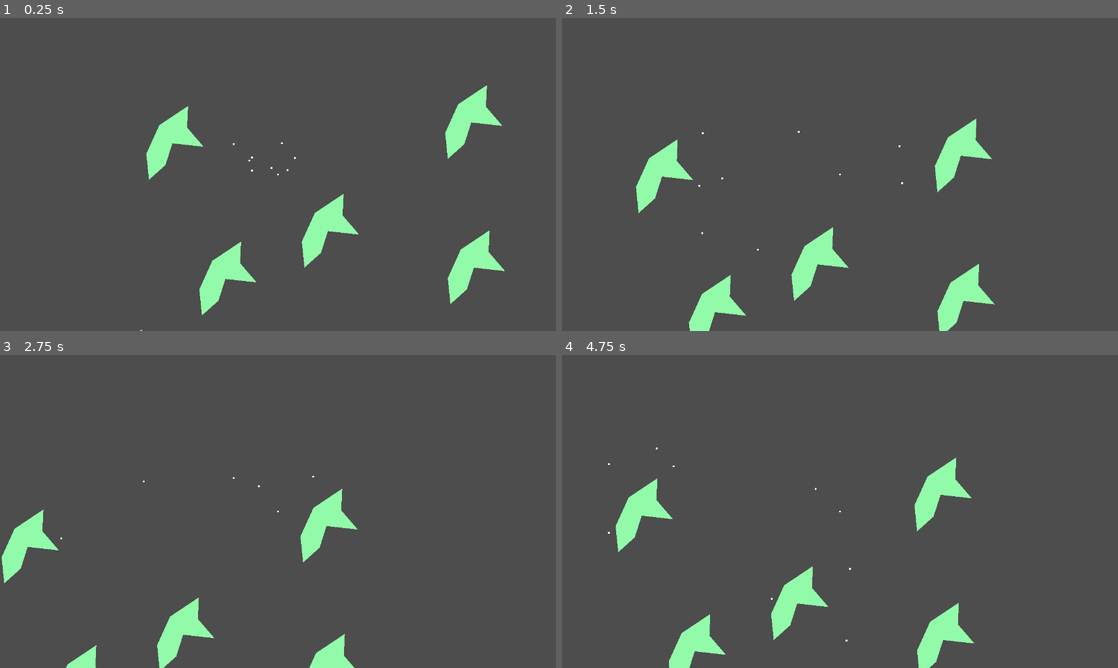
Above: before the commit, frames 1-4 (two rows, left to right).
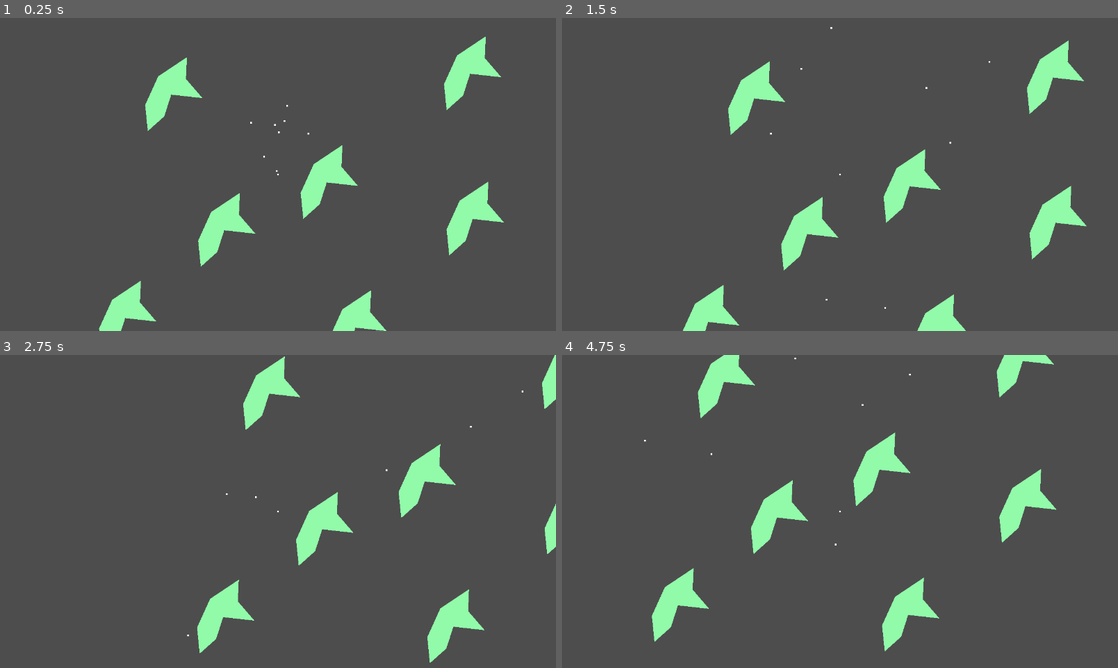
Above: after the commit, the same moments.

Repository: hulien22/ldjam55
Game: Godot game, scene res://scenes/game.tscn
Two runs of this game, one before a commit and one after it. Both use one fixed random seed, a clock stepped at 60 frames per second and the inputs below.
Inputs (mouse positions are in pixels of both pictures, inside the frame that each line leads up to):
- Up to frame 1 (0.25 s): no input
- Up to frame 2 (1.5 s): move the mouse to (962, 158) at 0.52 s; hold D (move_right) 0.53-1.28 s; move the mouse to (728, 190) at 1.27 s; hold S (move_down) from 1.28 s (still down)
- Up to frame 3 (2.75 s): move the mouse to (333, 442) at 2.02 s; release S (move_down) at 2.03 s; hold D (move_right) from 2.03 s (still down)
- Up to frame 4 (4.75 s): move the mouse to (812, 574) at 2.77 s; release D (move_right) at 2.78 s; hold W (move_up) 2.78-3.53 s; move the mouse to (1006, 558) at 3.52 s; hold A (move_left) from 3.53 s (still down); move the mouse to (673, 464) at 4.27 s

The runs differ from the first frame. In frame 1, 11% of the frame differs, in the area x 17-91%, y 6-100%; in frame 2, 8.9%; in frame 3, 7.1%; in frame 4, 11%.

Commit message:
setup goap with simple explore

Diff:
--- a/goap/action.gd
+++ b/goap/action.gd
@@ -5,6 +5,8 @@
 
 class_name GoapAction
 
+
+func get_clazz() -> String: return ""
 
 #
 # This indicates if the action should be considered or not.
@@ -23,7 +25,7 @@
 #
 # Check "./actions/chop_tree.gd" for a situational cost example.
 #
-func get_cost(_blackboard) -> int:
+func get_cost(_blackboard: Dictionary) -> int:
 	return 1000
 
 #
@@ -62,5 +64,5 @@
 # or even let your NPC decide how to handle the action. In other words,
 # your NPC could just receive the action name and decide what to do.
 #
-func perform(_actor, _delta) -> bool:
+func perform(_actor, _delta: float, _first_time: bool) -> bool:
 	return false
--- a/goap/action_planner.gd
+++ b/goap/action_planner.gd
@@ -6,14 +6,14 @@
 
 class_name GoapActionPlanner
 
-var _actions: Array
+var _actions: Array[GoapAction]
 
 
 #
 # set actions available for planning.
 # this can be changed in runtime for more dynamic options.
 #
-func set_actions(actions: Array):
+func set_actions(actions: Array[GoapAction]):
 	_actions = actions
 
 
@@ -21,7 +21,7 @@
 # Receives a Goal and an optional blackboard.
 # Returns a list of actions to be executed.
 #
-func get_plan(goal: GoapGoal, blackboard = {}) -> Array:
+func get_plan(goal: GoapGoal, blackboard: Dictionary = {}) -> Array:
 	print("Goal: %s" % goal.get_clazz())
 	#WorldState.console_message("Goal: %s" % goal.get_clazz())
 	var desired_state = goal.get_desired_state().duplicate()
@@ -33,7 +33,7 @@
 
 
 
-func _find_best_plan(goal, desired_state, blackboard):
+func _find_best_plan(goal: GoapGoal, desired_state: Dictionary, blackboard: Dictionary) -> Array:
   # goal is set as root action. It does feel weird
   # but the code is simpler this way.
 	var root = {
@@ -55,13 +55,13 @@
 # Compares plan's cost and returns
 # actions included in the cheapest one.
 #
-func _get_cheapest_plan(plans):
-	var best_plan
+func _get_cheapest_plan(plans: Array[Dictionary]) -> Array:
+	var best_plan: Dictionary
 	for p in plans:
 		_print_plan(p)
-		if best_plan == null or p.cost < best_plan.cost:
+		if best_plan == null or p["cost"] < best_plan.get("cost", 9223372036854775807):
 			best_plan = p
-	return best_plan.actions
+	return best_plan["actions"]
 
 
 #
@@ -142,8 +142,8 @@
 #
 # Returns list of plans.
 #
-func _transform_tree_into_array(p, blackboard):
-	var plans = []
+func _transform_tree_into_array(p: Dictionary, blackboard: Dictionary) -> Array[Dictionary]:
+	var plans: Array[Dictionary] = []
 
 	if p.children.size() == 0:
 		plans.push_back({ "actions": [p.action], "cost": p.action.get_cost(blackboard) })
--- a/goap/actions/explore.gd
+++ b/goap/actions/explore.gd
@@ -1,11 +1,27 @@
-extends "res://goap/action.gd"
+extends GoapAction
+class_name ExploreAction
 
+# Requires actor to have explore and done_movement functions.
 
-# Called when the node enters the scene tree for the first time.
-func _ready():
-	pass # Replace with function body.
+func get_clazz() -> String: return "ExploreAction"
 
+func is_valid() -> bool:
+	return true
 
-# Called every frame. 'delta' is the elapsed time since the previous frame.
-func _process(delta):
-	pass
+func get_cost(_blackboard: Dictionary) -> int:
+	return 1
+
+func get_preconditions() -> Dictionary:
+	return {}
+
+func get_effects() -> Dictionary:
+	return {
+		"exploring": true
+	}
+
+func perform(actor, _delta: float, first_time: bool) -> bool:
+	if (first_time):
+		# TODO better exploration?
+		actor.explore()
+
+	return actor.done_movement()
--- a/goap/agent.gd
+++ b/goap/agent.gd
@@ -1,3 +1,4 @@
+# Adapted from: https://github.com/viniciusgerevini/godot-goap
 #
 # This script integrates the actor (NPC) with goap.
 # In your implementation you could have this logic
@@ -10,10 +11,12 @@
 
 class_name GoapAgent
 
-var _goals
-var _current_goal
-var _current_plan
-var _current_plan_step = 0
+var _goals : Array[GoapGoal]
+var _current_goal : GoapGoal
+var _current_plan : Array
+var _current_plan_step : int = 0
+
+var _last_plan_name: String = ""
 
 var _actor
 
@@ -22,7 +25,7 @@
 # the highest priority. if it's not, it requests the action planner a new plan
 # for the new high priority goal.
 #
-func _process(delta):
+func _process(delta : float):
 	var goal = _get_best_goal()
 	if _current_goal == null or goal != _current_goal:
 	# You can set in the blackboard any relevant information you want to use
@@ -37,11 +40,12 @@
 		_current_goal = goal
 		_current_plan = _actor.get_action_planner().get_plan(_current_goal, _actor.get_blackboard())
 		_current_plan_step = 0
+		_last_plan_name = ""
 	else:
 		_follow_plan(_current_plan, delta)
 
 
-func init(actor, goals: Array):
+func init(actor, goals: Array[GoapGoal]):
 	_actor = actor
 	_goals = goals
 
@@ -49,8 +53,8 @@
 #
 # Returns the highest priority goal available.
 #
-func _get_best_goal():
-	var highest_priority
+func _get_best_goal() -> GoapGoal:
+	var highest_priority: GoapGoal
 
 	for goal in _goals:
 		if goal.is_valid() and (highest_priority == null or goal.priority() > highest_priority.priority()):
@@ -66,10 +70,20 @@
 # Every action exposes a function called perform, which will return true when
 # the job is complete, so the agent can jump to the next action in the list.
 #
-func _follow_plan(plan, delta):
+func _follow_plan(plan: Array, delta: float):
 	if plan.size() == 0:
+		_last_plan_name = ""
 		return
 
-	var is_step_complete = plan[_current_plan_step].perform(_actor, delta)
-	if is_step_complete and _current_plan_step < plan.size() - 1:
-		_current_plan_step += 1
+	var current_plan = plan[_current_plan_step] as GoapAction
+
+	var first_time: bool = (_last_plan_name != current_plan.get_clazz())
+	if (first_time):
+		_last_plan_name = current_plan.get_clazz()
+
+	var is_step_complete = current_plan.perform(_actor, delta, first_time)
+	if is_step_complete:
+		# If done, still allow for repeating of this most recent action
+		_last_plan_name = ""
+		if _current_plan_step < plan.size() - 1:
+			_current_plan_step += 1
--- /dev/null
+++ b/goap/goals/exploration.gd
@@ -0,0 +1,18 @@
+extends GoapGoal
+
+class_name ExplorationGoal
+
+func get_clazz() -> String: return "ExplorationGoal"
+
+# always available
+func is_valid() -> bool:
+	return true
+
+# lower priority compared to other goals
+func priority() -> int:
+	return 0
+
+func get_desired_state() -> Dictionary:
+	return {
+		"exploring": true
+	}
--- a/goap/sample_actions/build_firepit.gd
+++ b/goap/sample_actions/build_firepit.gd
@@ -5,7 +5,7 @@
 #const Firepit = preload("res://scenes/firepit.tscn")
 
 
-func get_clazz(): return "BuildFirepitAction"
+func get_clazz() -> String: return "BuildFirepitAction"
 
 
 func get_cost(_blackboard) -> int:
@@ -24,7 +24,7 @@
 	}
 
 
-func perform(actor, delta) -> bool:
+func perform(actor, _delta: float, first_time: bool) -> bool:
 	#var _closest_spot = WorldState.get_closest_element("firepit_spot", actor)
 #
 	#if _closest_spot == null:
--- a/goap/sample_actions/calm_down.gd
+++ b/goap/sample_actions/calm_down.gd
@@ -3,7 +3,7 @@
 class_name CalmDownAction
 
 
-func get_clazz(): return "CalmDownAction"
+func get_clazz() -> String: return "CalmDownAction"
 
 
 func get_cost(_blackboard) -> int:
@@ -22,5 +22,5 @@
 	}
 
 
-func perform(actor, _delta) -> bool:
+func perform(actor, _delta: float, first_time: bool) -> bool:
 	return actor.calm_down()
--- a/goap/sample_actions/chop_tree.gd
+++ b/goap/sample_actions/chop_tree.gd
@@ -2,7 +2,7 @@
 
 class_name ChopTreeAction
 
-func get_clazz(): return "ChopTreeAction"
+func get_clazz() -> String: return "ChopTreeAction"
 
 
 #func is_valid() -> bool:
--- a/goap/sample_actions/collect_from_wood_stock.gd
+++ b/goap/sample_actions/collect_from_wood_stock.gd
@@ -2,7 +2,7 @@
 
 class_name CollectFromWoodStockAction
 
-func get_clazz(): return "CollectFromWoodStockAction"
+func get_clazz() -> String: return "CollectFromWoodStockAction"
 
 
 #func is_valid() -> bool:
--- a/goap/sample_actions/find_cover.gd
+++ b/goap/sample_actions/find_cover.gd
@@ -3,7 +3,7 @@
 class_name FindCoverAction
 
 
-func get_clazz(): return "FindCoverAction"
+func get_clazz() -> String: return "FindCoverAction"
 
 
 func get_cost(_blackboard) -> int:
--- a/goap/sample_actions/find_food.gd
+++ b/goap/sample_actions/find_food.gd
@@ -3,7 +3,7 @@
 class_name FindFoodAction
 
 
-func get_clazz(): return "FindFoodAction"
+func get_clazz() -> String: return "FindFoodAction"
 
 
 func get_cost(_blackboard) -> int:
--- a/goap/sample_goals/calm_down.gd
+++ b/goap/sample_goals/calm_down.gd
@@ -2,7 +2,7 @@
 
 class_name CalmDownGoal
 
-func get_clazz(): return "CalmDownGoal"
+func get_clazz() -> String: return "CalmDownGoal"
 
 #func is_valid() -> bool:
 	#return WorldState.get_state("is_frightened", false)
--- a/goap/sample_goals/has_firepit.gd
+++ b/goap/sample_goals/has_firepit.gd
@@ -2,7 +2,7 @@
 
 class_name KeepFirepitBurningGoal
 
-func get_clazz(): return "KeepFirepitBurningGoal"
+func get_clazz() -> String: return "KeepFirepitBurningGoal"
 
 
 #func is_valid() -> bool:
--- a/goap/sample_goals/keep_fed.gd
+++ b/goap/sample_goals/keep_fed.gd
@@ -2,7 +2,7 @@
 
 class_name KeepFedGoal
 
-func get_clazz(): return "KeepFedGoal"
+func get_clazz() -> String: return "KeepFedGoal"
 
 # This is not a valid goal when hunger is less than 50.
 #func is_valid() -> bool:
--- a/goap/sample_goals/relax.gd
+++ b/goap/sample_goals/relax.gd
@@ -2,7 +2,7 @@
 
 class_name RelaxGoal
 
-func get_clazz(): return "RelaxGoal"
+func get_clazz() -> String: return "RelaxGoal"
 
 # relax will always be available
 func is_valid() -> bool:
--- a/project.godot
+++ b/project.godot
@@ -46,4 +46,3 @@
 [rendering]
 
 renderer/rendering_method="gl_compatibility"
-anti_aliasing/quality/msaa_2d=1
--- a/scenes/npc.tscn
+++ b/scenes/npc.tscn
@@ -1,8 +1,10 @@
-[gd_scene load_steps=2 format=3 uid="uid://cbn73ymox5yuo"]
+[gd_scene load_steps=3 format=3 uid="uid://cbn73ymox5yuo"]
 
+[ext_resource type="Script" path="res://scripts/npc.gd" id="1_5rgut"]
 [ext_resource type="Script" path="res://scripts/NavAgentComponent.gd" id="1_j3nkj"]
 
 [node name="npc" type="Node2D"]
+script = ExtResource("1_5rgut")
 
 [node name="NavAgentComponent" type="NavigationAgent2D" parent="." node_paths=PackedStringArray("actor")]
 script = ExtResource("1_j3nkj")
--- a/scripts/NavAgentComponent.gd
+++ b/scripts/NavAgentComponent.gd
@@ -2,22 +2,28 @@
 extends NavigationAgent2D
 
 @export var actor: Node2D
-@export var size: int = 500
 @export var speed: float = 100
 
 var first: bool = true
 
 func _ready():
-	target_position = Vector2(randi()%size-size/2, randi()%size-size/2)
+	#target_position = Vector2(randi()%size-size/2, randi()%size-size/2)
 	speed = randf() * 200 + 50
 
 func _physics_process(delta):
+	#if has_new_target_posn:
+		#target_position = new_target_posn
+		#has_new_target_posn = false
 	if first:
 		first = false # bug if called on first frame.
 		return
 	if not is_target_reached() and not is_navigation_finished():
 		var dir = actor.global_position.direction_to(get_next_path_position())
 		actor.transform = actor.transform.translated(dir * speed * delta)
-	else:
-		target_position = Vector2(randi()%size-size/2, randi()%size-size/2)
+	#else:
+		#target_position = Vector2(randi()%size-size/2, randi()%size-size/2)
 		#print(target_position)
+
+func update_target_position(posn: Vector2):
+	set_target_position(posn)
+	print(target_position)
--- /dev/null
+++ b/scripts/npc.gd
@@ -0,0 +1,30 @@
+extends Node2D
+
+@onready var nav_agent_component = $NavAgentComponent
+@export var size: int = 500
+
+var _action_planner: GoapActionPlanner = GoapActionPlanner.new()
+
+func _ready():
+	var agent = GoapAgent.new()
+	agent.init(self, [
+		ExplorationGoal.new()
+	])
+
+	add_child(agent)
+
+	_action_planner.set_actions([
+		ExploreAction.new()
+	])
+
+func get_action_planner() -> GoapActionPlanner:
+	return _action_planner
+
+func get_blackboard() -> Dictionary:
+	return {}
+
+func explore():
+	nav_agent_component.update_target_position(Vector2(randi()%size-size/2, randi()%size-size/2))
+
+func done_movement() -> bool:
+	return nav_agent_component.is_navigation_finished()
